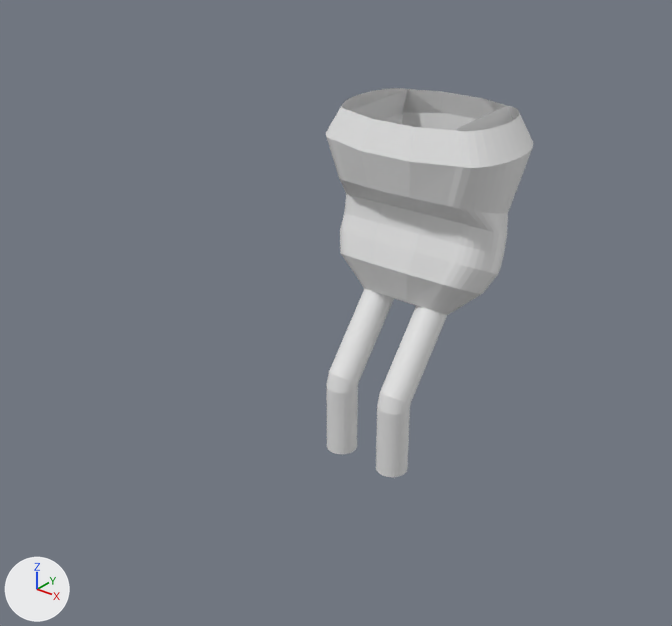
The Blender file Assets/Blender/blend/adam.blend: old version first, new version second.
Both versions are drawn from a 50 mm camera at (29.7, -40.3, 34.5) aimed at (0.7, -4.0, 12.0). The lights are fixed; the arrows at lower left show +X, +Y and +Z.

Objects in the first picture: 'adam'.
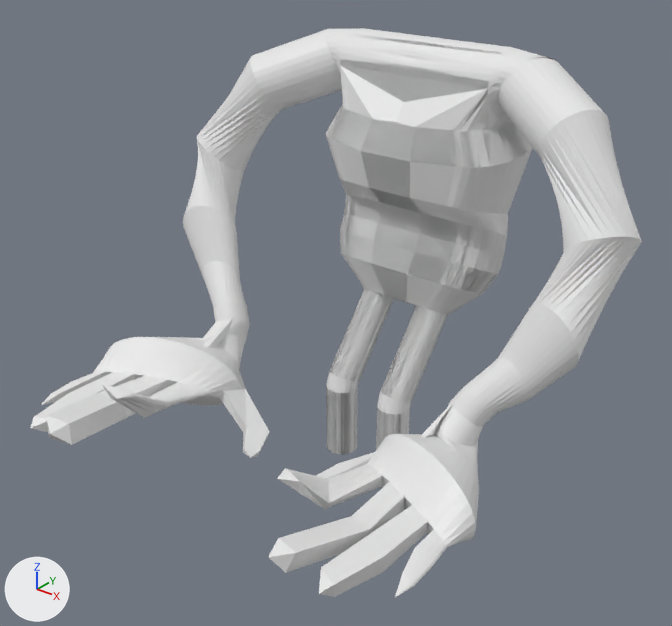
Commit message: Arms Added to Adam

Location of each change, [x1, y1, x2, y2] in pixels of the pictures (672 x 626 px):
```json
{"object": "adam", "change": "reshaped, modifiers changed", "before": [326, 88, 534, 477], "after": [31, 28, 642, 597], "on screen": "193% wider, 46% taller"}
{"part": 1, "of": "me_circle", "change": "added", "after": [31, 28, 642, 597]}
```

The change, as JSON lines over the scene's bpy script:
```json
{"block": "me_circle", "where": "# used by ob_adam; location = (0.0, 0.0, 0.0)"}
{"op": "remove", "block": "me_circle", "code": "me_circle.from_pydata(...)  # 884 vertices, 835 faces; spans x -6.3..6.3, y -1.0..9.4, z 0.0..21.6"}
{"op": "add", "block": "me_circle", "code": "me_circle.from_pydata(...)  # 1729 vertices, 1660 faces; spans x -7.7..14.9, y -17.4..9.4, z 0.0..25.5"}
{"block": "me_circle", "change": "me_circle part 1: 845 vertices added at x -7.7..14.9, y -17.4..7.2, z 3.2..25.5"}
{"op": "add", "block": "ob_adam", "code": "_m = ob_adam.modifiers.new('Mirror', 'MIRROR')"}
```
